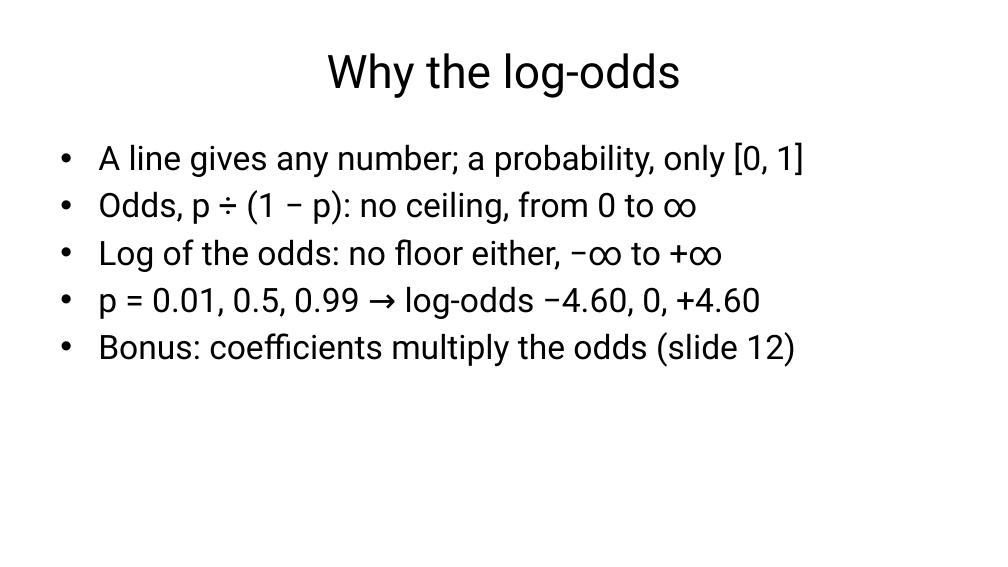
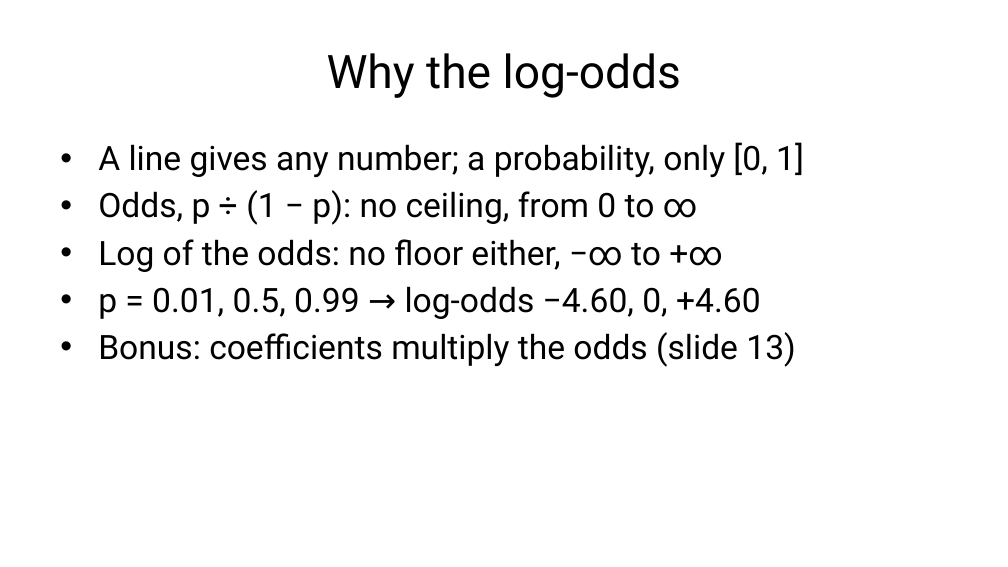
Before and after one commit to fabioantonini/technologies-for-artificial-intelligence, a slide deck: slide 9 of Lessons/04_classification_and_metrics/Slides/classification_and_metrics_slides.pptx. Drawn at 1008x567 pixels with LibreOffice and Linux fonts; fonts in the diff are those of the drawing; background and template pictures are left out. Boxes give left, top, right and bottom in pixels: in the first picture for what was removed or moved away, otherwise in the second. Text is boxed around its words. In the diff, an @@ line names an element or a change of style, - is before the commit and + after.

```diff
--- a/Lessons/04_classification_and_metrics/Slides/classification_and_metrics_slides.pptx
+++ b/Lessons/04_classification_and_metrics/Slides/classification_and_metrics_slides.pptx
@@ text at [98,332,795,367]: text changed @@
-• Bonus: coefficients multiply the odds (slide 12)
+• Bonus: coefficients multiply the odds (slide 13)
```
Also in this commit, not shown: 3 other slides changed, 1 slide added, 7 other files.
